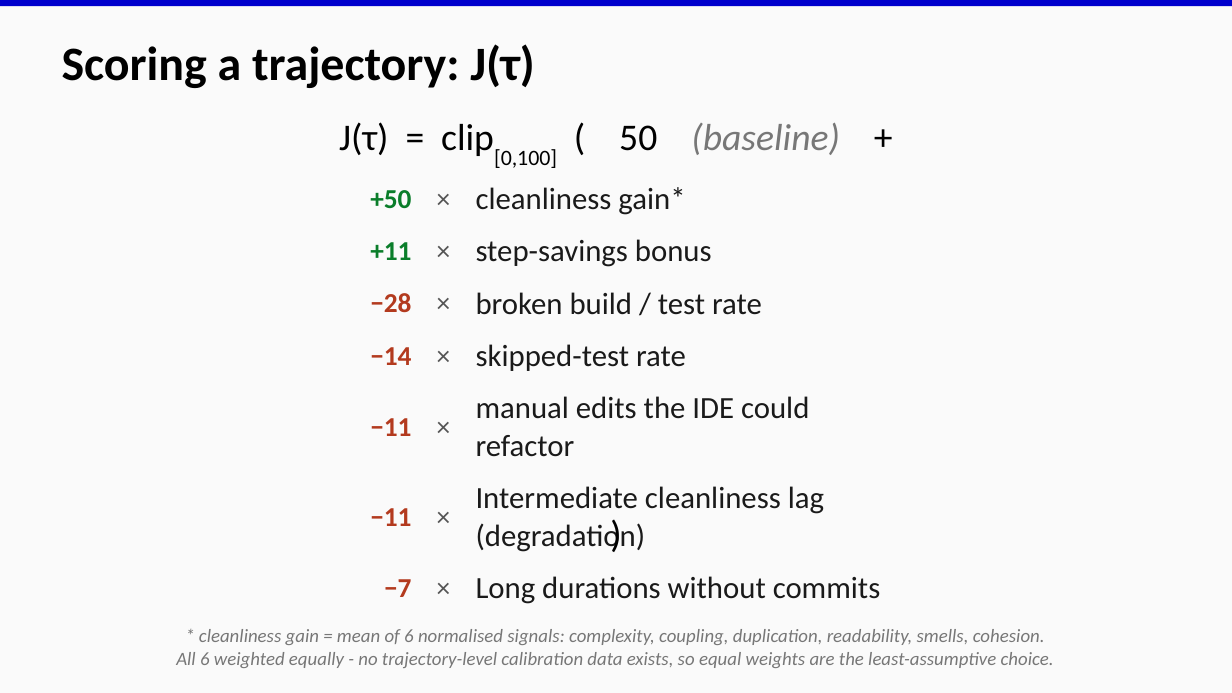
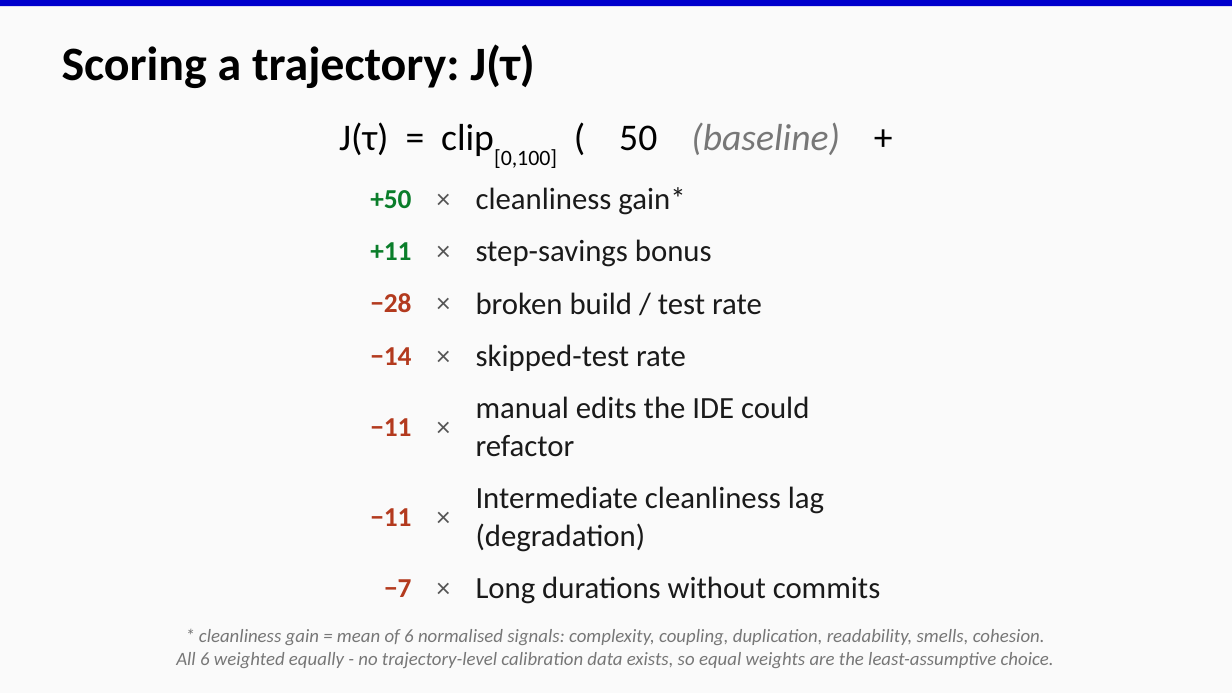
Before and after one commit to EthanHosier/fyp, a slide deck: slide 8 of presentation/slides.pptx. Drawn at 1232x693 pixels with LibreOffice and Linux fonts; fonts in the diff are those of the drawing. Boxes give left, top, right and bottom in pixels: in the first picture for what was removed or moved away, otherwise in the second. Text is boxed around its words. In the diff, an @@ line names an element or a change of style, - is before the commit and + after.

```diff
--- a/presentation/slides.pptx
+++ b/presentation/slides.pptx
@@ text removed at [62,505,1170,561] @@
-)
```
Also in this commit, not shown: 3 other slides changed, 1 slide added, 2 other files.
